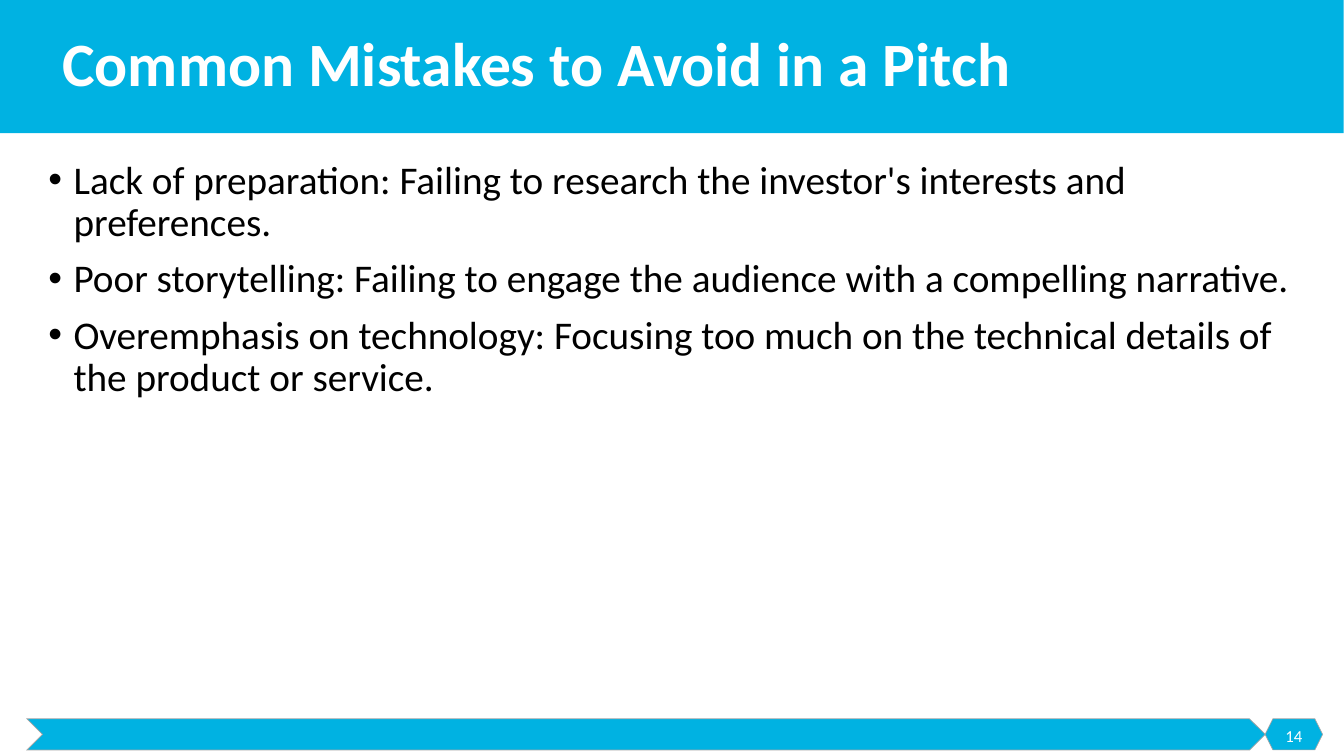
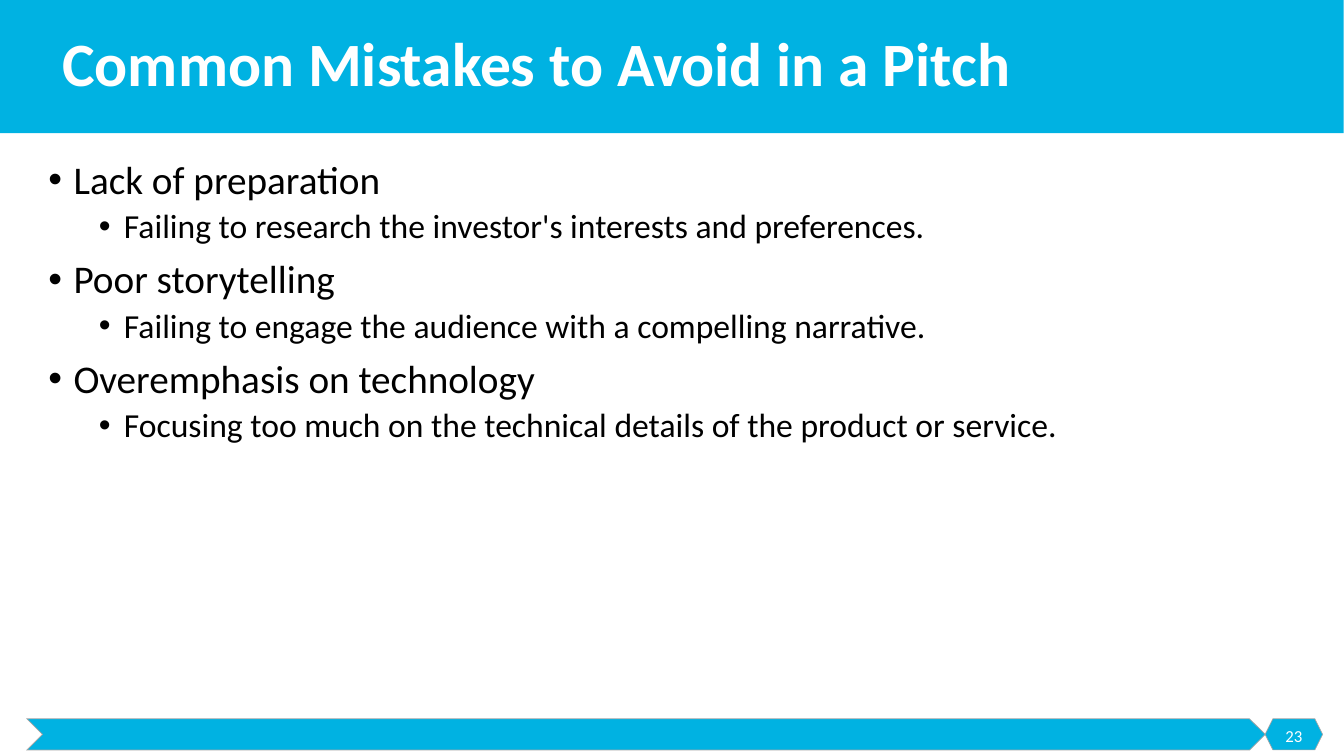
Before and after one commit to malenezi/malenezi, a slide deck: slide 23 of SE495/Lectures/5-Securing Funding/Securing Funding.pptx (slide 14 before the commit). Drawn at 1344x756 pixels with LibreOffice and Linux fonts; fonts in the diff are those of the drawing. Boxes give left, top, right and bottom in pixels: in the first picture for what was removed or moved away, otherwise in the second. Text is boxed around its words. In the diff, an @@ line names an element or a change of style, - is before the commit and + after.

```diff
--- a/SE495/Lectures/5-Securing Funding/Securing Funding.pptx
+++ b/SE495/Lectures/5-Securing Funding/Securing Funding.pptx
@@ text at [74,166,1056,443]: text changed; size 28 to 24 pt @@
-• Lack of preparation: Failing to research the investor's interests and preferences.
-• Poor storytelling: Failing to engage the audience with a compelling narrative.
-• Overemphasis on technology: Focusing too much on the technical details of the product or service.
+• Lack of preparation
+  • Failing to research the investor's interests and preferences.
+• Poor storytelling
+  • Failing to engage the audience with a compelling narrative.
+• Overemphasis on technology
+  • Focusing too much on the technical details of the product or service.
@@ page number at [1285,731,1302,742]: text changed @@
-14
+23
```
Also in this commit, not shown: 1 other slide changed, 20 slides added, 1 other file.
